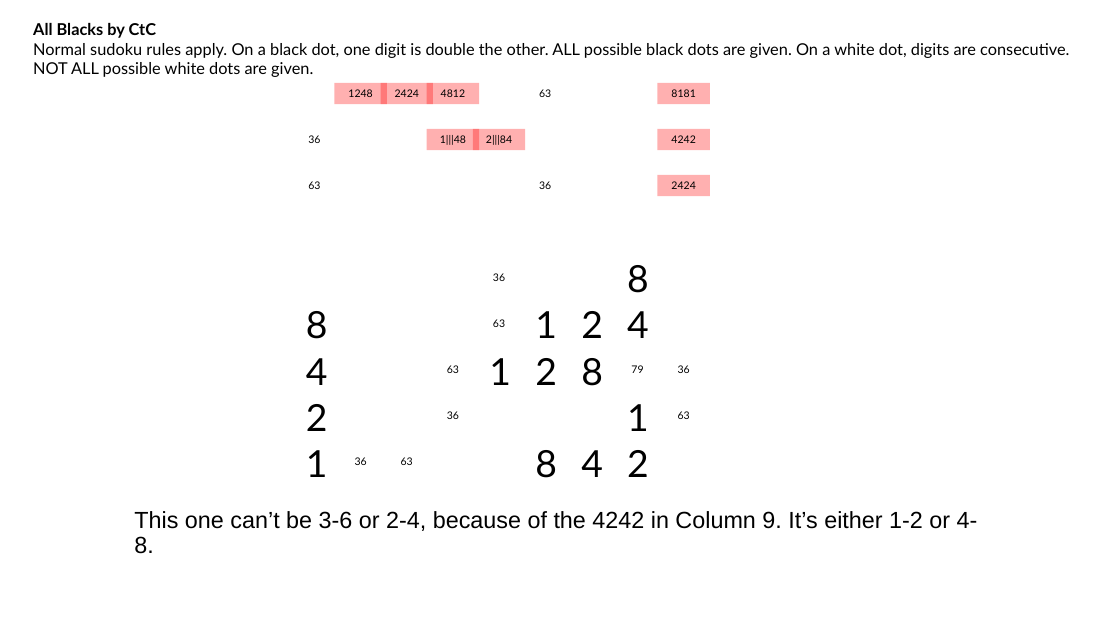
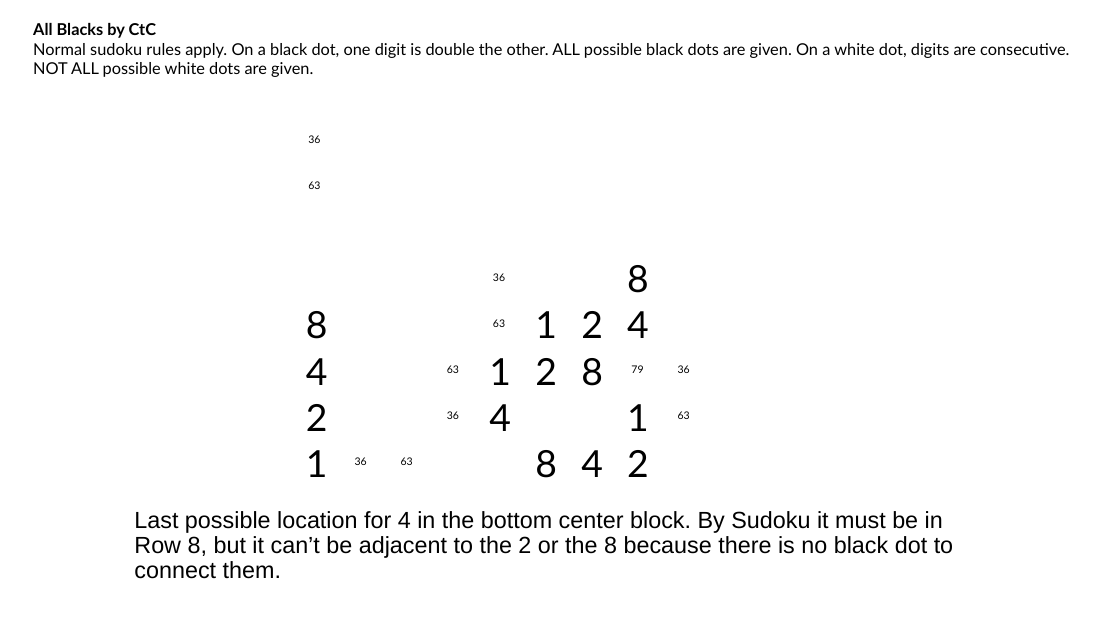
Before and after one commit to jhardis/WSJ_Number_Puzzles, a slide deck: slide 11 of 20261003_2.pptx (slide 13 before the commit). Drawn at 1120x630 pixels with LibreOffice and Linux fonts; fonts in the diff are those of the drawing; background and template pictures are left out. Boxes give left, top, right and bottom in pixels: in the first picture for what was removed or moved away, otherwise in the second. Text is boxed around its words. In the diff, an @@ line names an element or a change of style, - is before the commit and + after.

```diff
--- a/20261003_2.pptx
+++ b/20261003_2.pptx
@@ rectangle removed at [334, 83, 386, 104] @@
-1248
@@ rectangle removed at [381, 83, 433, 104] @@
-2424
@@ rectangle removed at [427, 83, 479, 104] @@
-4812
@@ text removed at [539, 89, 551, 97] @@
-63
@@ rectangle removed at [658, 83, 710, 104] @@
-8181
@@ rectangle removed at [427, 129, 479, 150] @@
-1|||48
@@ rectangle removed at [473, 129, 525, 150] @@
-2|||84
@@ rectangle removed at [658, 129, 710, 150] @@
-4242
@@ rectangle removed at [658, 175, 710, 196] @@
-2424
@@ text removed at [539, 181, 551, 189] @@
-36
@@ text added at [489, 404, 511, 431], 32 pt, text #000000 @@
+4
@@ text at [134, 511, 953, 579]: text changed @@
-This one can’t be 3-6 or 2-4, because of the 4242 in Column 9. It’s either 1-2 or 4-8.
+Last possible location for 4 in the bottom center block. By Sudoku it must be in Row 8, but it can’t be adjacent to the 2 or the 8 because there is no black dot to connect them.
```
Also in this commit, not shown: 29 other slides changed, 1 slide added, 9 slides removed.
